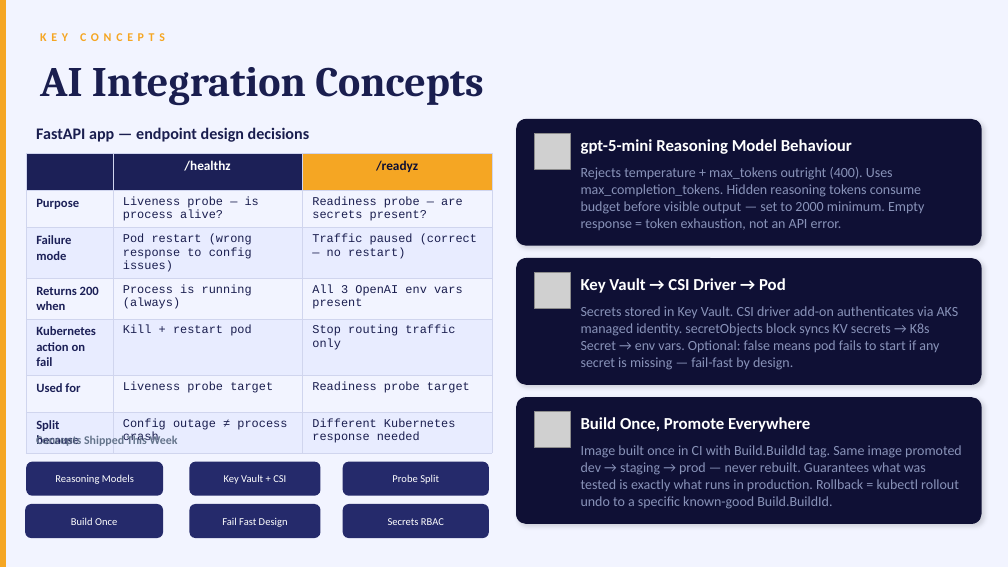
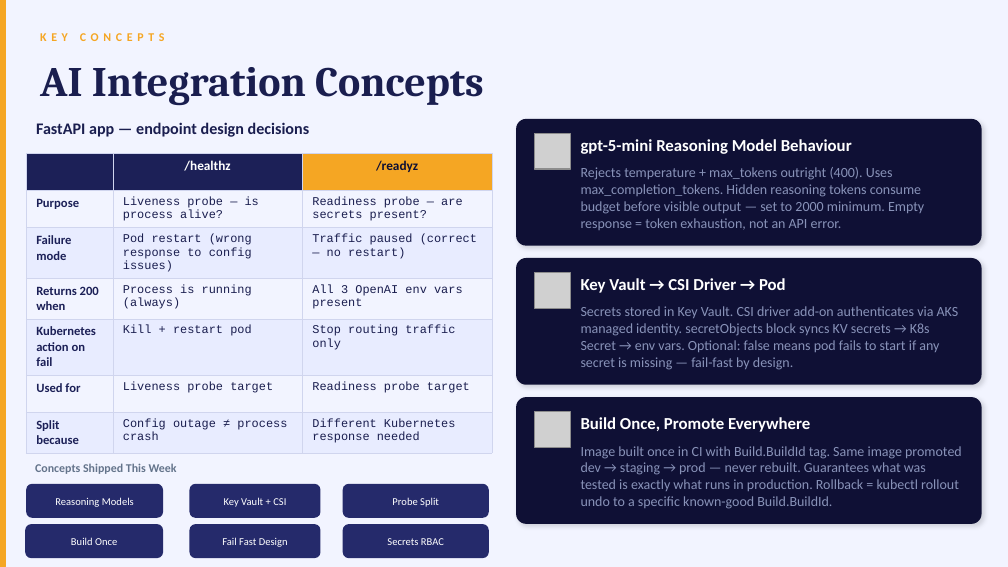
Before and after one commit to vibhavkhestabit/MLOps, a slide deck: slide 19 of Azure_Bootcamp_Complete.pptx. Drawn at 1008x567 pixels with LibreOffice and Linux fonts; fonts in the diff are those of the drawing; grey boxes stand for pictures. Boxes give left, top, right and bottom in pixels: in the first picture for what was removed or moved away, otherwise in the second. Text is boxed around its words. In the diff, an @@ line names an element or a change of style, - is before the commit and + after.

```diff
--- a/Azure_Bootcamp_Complete.pptx
+++ b/Azure_Bootcamp_Complete.pptx
@@ text "KEY CONCEPTS" at [40,33,164,41]: letter spacing 3.4 to 3.3 pt @@
@@ text "FastAPI app — endpoint design ...": place and size @@
-text "FastAPI app — endpoint design ..." at [36,127,310,142]
+text "FastAPI app — endpoint design ..." at [36,122,310,137]
@@ text "Concepts Shipped This Week": place and size @@
-text "Concepts Shipped This Week" at [36,434,178,446]
+text "Concepts Shipped This Week" at [35,463,177,474]
@@ 7 texts, 6 rounded rectangles: place and size @@
-7 texts, 6 rounded rectangles at [25,462,489,538]
+7 texts, 6 rounded rectangles at [25,484,489,558]
```
Also in this commit, not shown: 19 other slides changed.
